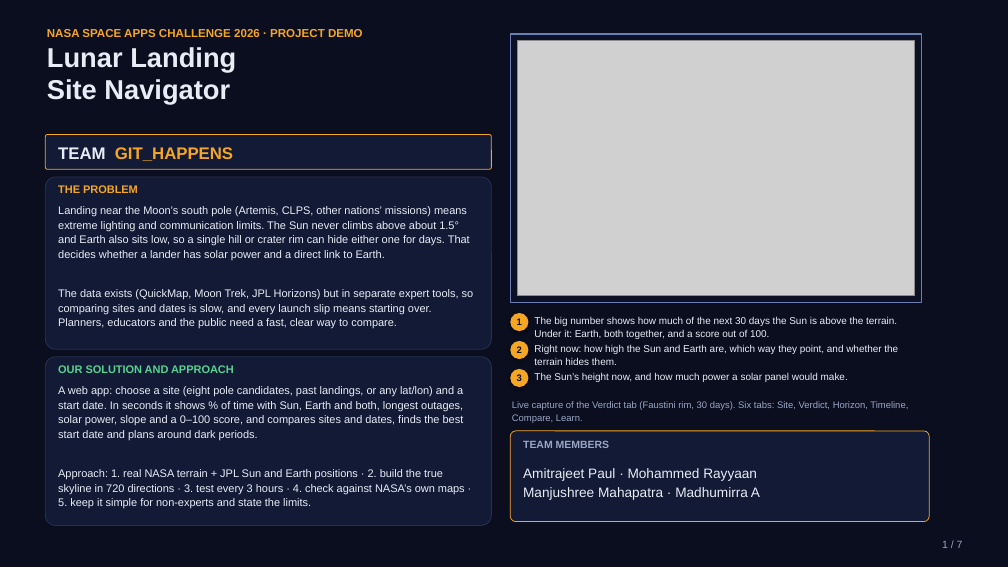
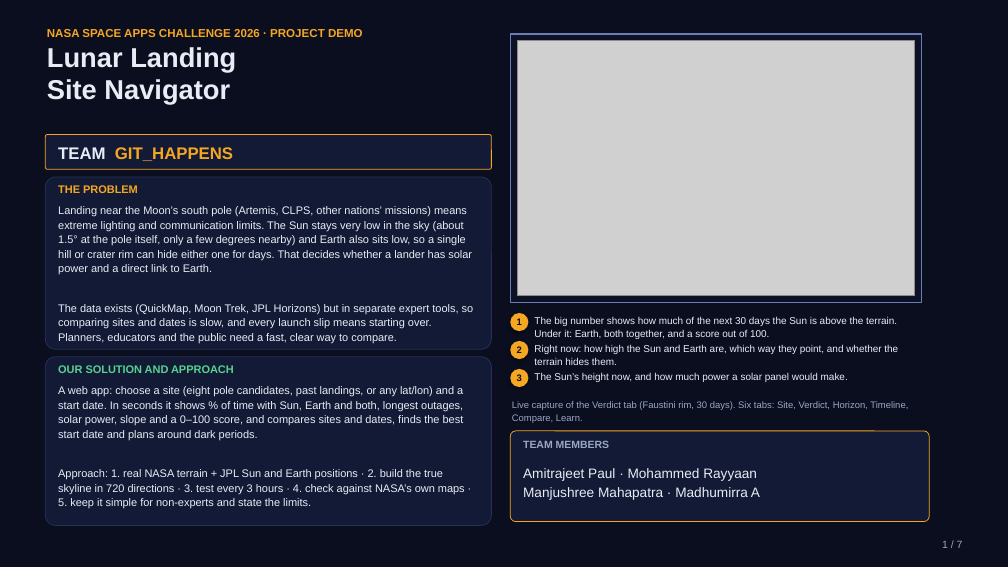
Before and after one commit to Amitrajeetpaul/lunar-landing-site-navigator, a slide deck: slide 1 of docs/GIT_7_SLIDE_PPT.pptx. Drawn at 1008x567 pixels with LibreOffice and Linux fonts; fonts in the diff are those of the drawing; grey boxes stand for pictures. Boxes give left, top, right and bottom in pixels: in the first picture for what was removed or moved away, otherwise in the second. Text is boxed around its words. In the diff, an @@ line names an element or a change of style, - is before the commit and + after.

Commit message:
Demo deck: correct claims (Sun height, Chang'e-4 wording, test count, crest wording)

```diff
--- a/docs/GIT_7_SLIDE_PPT.pptx
+++ b/docs/GIT_7_SLIDE_PPT.pptx
@@ text at [58,206,472,275]: text changed @@
-Landing near the Moon’s south pole (Artemis, CLPS, other nations’ missions) means extreme lighting and communication limits. The Sun never climbs above about 1.5° and Earth also sits low, so a single hill or crater rim can hide either one for days. That decides whether a lander has solar power and a direct link to Earth.
+Landing near the Moon’s south pole (Artemis, CLPS, other nations’ missions) means extreme lighting and communication limits. The Sun stays very low in the sky (about 1.5° at the pole itself, only a few degrees nearby) and Earth also sits low, so a single hill or crater rim can hide either one for days. That decides whether a lander has solar power and a direct link to Earth.
```
Also in this commit, not shown: 3 other slides changed, 1 other file.
